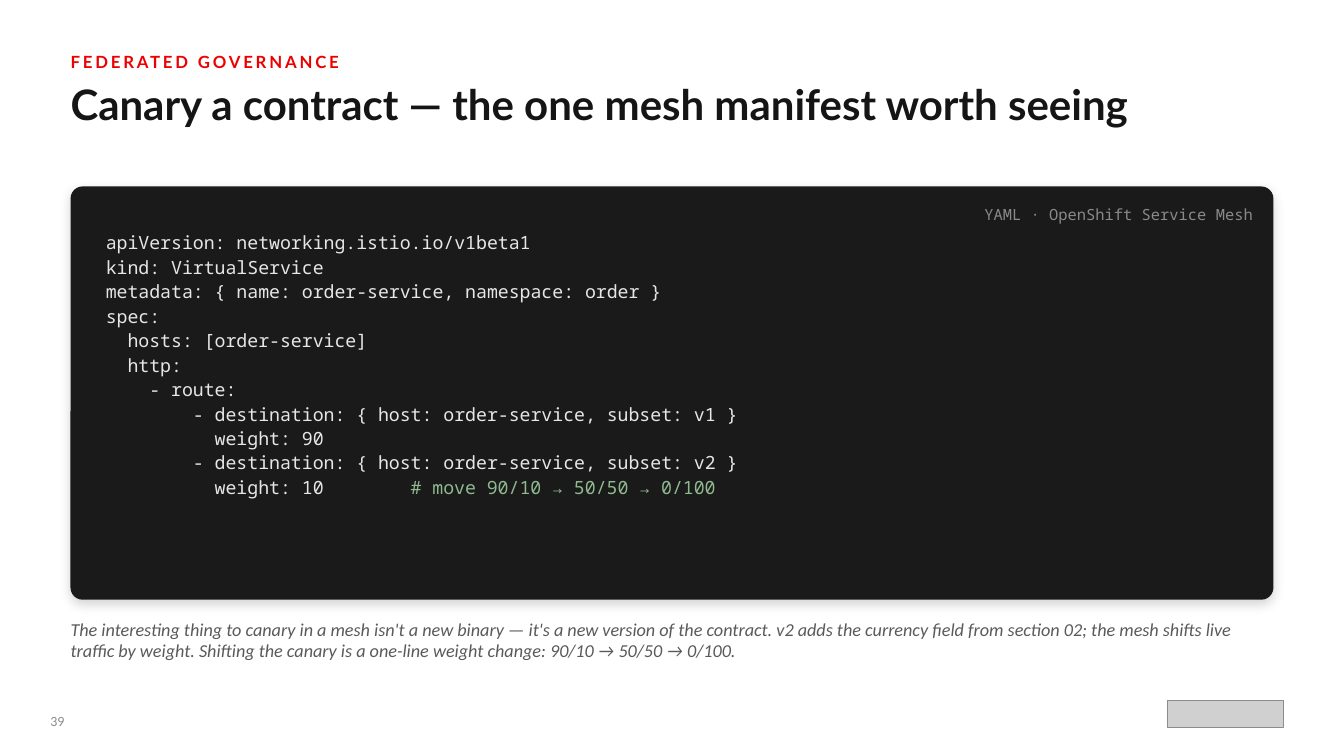
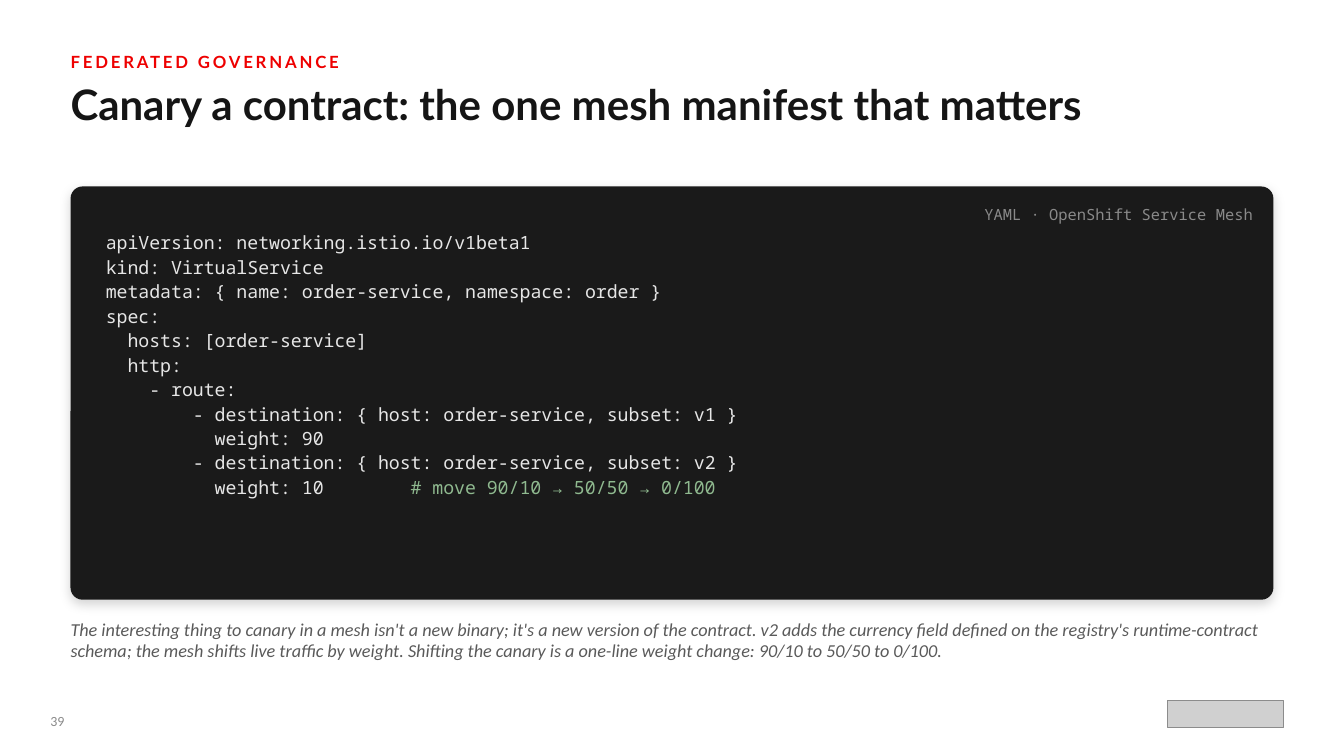
Before and after one commit to patterncatalyst/datamesh-reference-arch-python, a slide deck: slide 40 of presentation/data-mesh-openshift/Data_Mesh_on_OpenShift.pptx. Drawn at 1344x756 pixels with LibreOffice and Linux fonts; fonts in the diff are those of the drawing; grey boxes stand for pictures. Boxes give left, top, right and bottom in pixels: in the first picture for what was removed or moved away, otherwise in the second. Text is boxed around its words. In the diff, an @@ line names an element or a change of style, - is before the commit and + after.

Commit message:
docs(deck): professional-voice pass on the data-mesh decks
Remove em dashes, chapter/section cross-references, and ban-tier verbal
tics (deliberately, earns its place, load-bearing, worth noticing, honest,
on purpose, not a toy, rest of this deck) from The Data Mesh 101 and
Data Mesh on OpenShift pptxgenjs sources, then rebuild both decks.

```diff
--- a/presentation/data-mesh-openshift/Data_Mesh_on_OpenShift.pptx
+++ b/presentation/data-mesh-openshift/Data_Mesh_on_OpenShift.pptx
@@ text at bbox=[71, 88, 1082, 127]: text changed @@
-Canary a contract — the one mesh manifest worth seeing
+Canary a contract: the one mesh manifest that matters
@@ text at bbox=[71, 623, 1258, 660]: text changed @@
-The interesting thing to canary in a mesh isn't a new binary — it's a new version of the contract. v2 adds the currency field from section 02; the mesh shifts live traffic by weight. Shifting the canary is a one-line weight change: 90/10 → 50/50 → 0/100.
+The interesting thing to canary in a mesh isn't a new binary; it's a new version of the contract. v2 adds the currency field defined on the registry's runtime-contract schema; the mesh shifts live traffic by weight. Shifting the canary is a one-line weight change: 90/10 to 50/50 to 0/100.
```
Also in this commit, not shown: 53 other slides changed, 4 other files.
